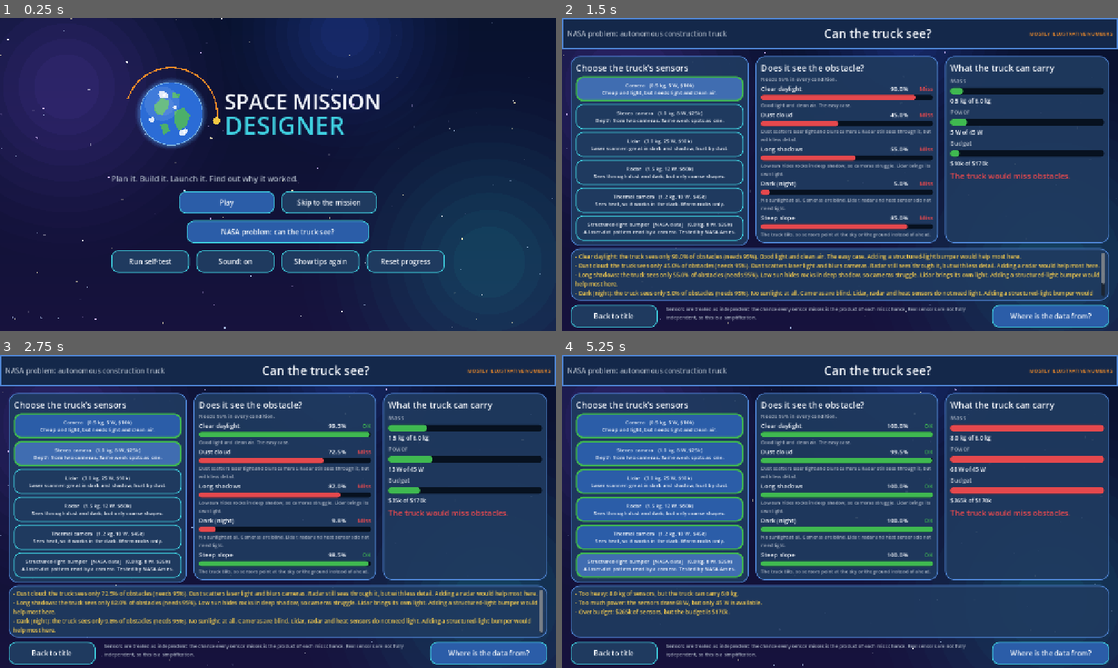
Above: before the commit, frames 1-4 (two rows, left to right).
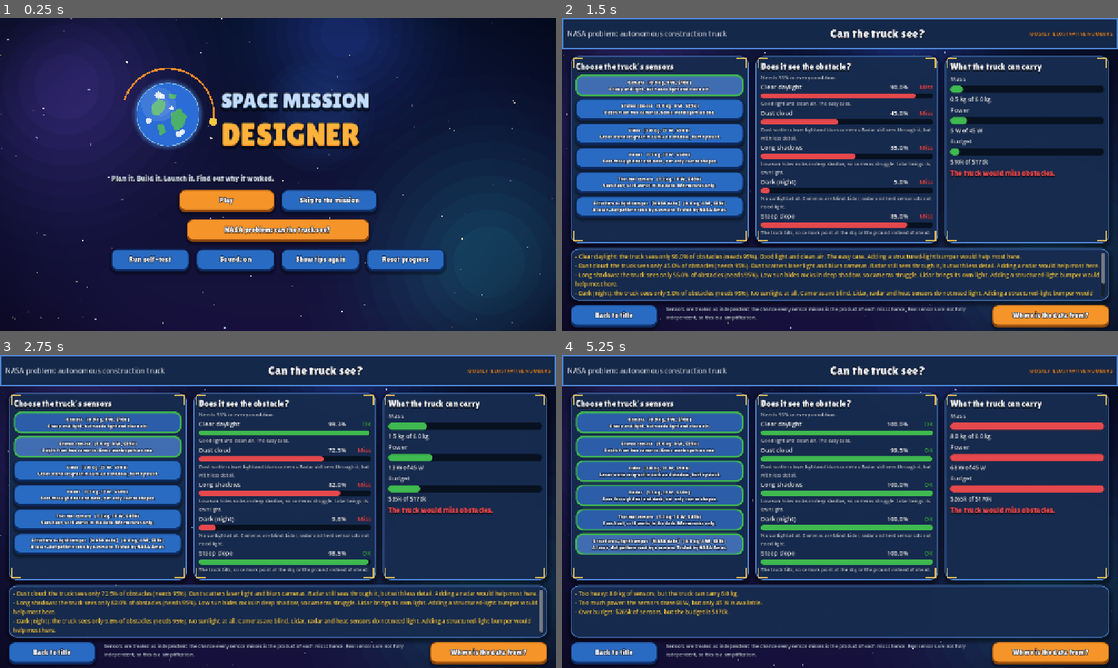
Above: after the commit, the same moments.

Repository: a77chand/apogeic
Game: Godot game, scene res://scenes/main.tscn
The game is run twice, just before and just after one commit, with the same random seed, the same clock (stepped at 60 frames per second) and the same inputs.
Inputs:
- Up to frame 1 (0.25 s): no input
- Up to frame 2 (1.5 s): click "NASA problem: can the truck s…" at 0.5 s; click "Camera (0.5 kg, 5 W, $10k) Ch…" at 1.25 s
- Up to frame 3 (2.75 s): click "Stereo camera (1.0 kg, 8 W, $…" at 2 s
- Up to frame 4 (5.25 s): click "Lidar (3.0 kg, 25 W, $90k) La…" at 2.75 s; click "Radar (1.5 kg, 12 W, $60k) Se…" at 3.5 s; click "Thermal camera (1.2 kg, 10 W,…" at 4.25 s; click "Structured-light bumper [NASA…" at 5 s

The runs differ from the first frame. In frame 1, 15% of the frame differs, in the area x 0-100%, y 0-100%; in frame 2, 28%, in the area x 0-100%, y 3-100%; in frame 3, 27%; in frame 4, 26%.

Commit message:
Game feel: own art style, readable text, countdown/select/fanfare sounds, seamless launch sky
Style (in ui.gd, so every screen changes): the Lilita One display font (OFL, credited) for
headings, buttons and the title; chunky raised buttons with a thick bottom edge that squash
when pressed and bounce back (orange for the main action, blue otherwise, grey when locked);
panels with a deep shadow and gold HUD corner brackets; a dark vignette around the edges.
Readability: every label has a dark outline and headings a drop shadow, and the muted text
colour is brighter, so text no longer blends into the background. Title logo redrawn with the
display font, outline, shadow and a bevelled two-tone fill.
Sounds: a beep on 3, 2, 1 and a brighter tone at lift-off; a soft tick when you pick a part;
a short bell arpeggio with a sparkle when a puzzle is solved or a mission fully succeeds.
Launch: the sky is one tall gradient from sunset to space, so there is no line when the camera
pulls back. All tests pass; launch still runs at 120 fps.

Diff:
--- a/scripts/main.gd
+++ b/scripts/main.gd
@@ -52,6 +52,7 @@
 	add_child(sfx)
 	GameState.sfx = sfx
 	add_child(UI.background())
+	add_child(UI.vignette())
 	# Screens are laid out for 1280 x 720. They sit centred in this holder, and the
 	# space background behind it fills any extra window area.
 	_holder = Control.new()
--- a/scripts/screens/ladder.gd
+++ b/scripts/screens/ladder.gd
@@ -81,7 +81,9 @@
 	if open or done:
 		col.add_child(UI.button("Play", handler, 190.0, open and not done))
 	else:
-		col.add_child(UI.button("Locked", _on_locked, 190.0, false))
+		var locked: Button = UI.button("Locked", _on_locked, 190.0, false)
+		UI.look_locked(locked)
+		col.add_child(locked)
 	return panel
 
 
--- a/scripts/screens/launch.gd
+++ b/scripts/screens/launch.gd
@@ -9,6 +9,8 @@
 
 const START_Y: float = 230.0     # where the rocket stands
 const TOP_Y: float = -520.0      # off the top of the screen: reached orbit
+const PAD_START: float = -720.0  # the drawn sky is 1440 px tall; its bottom half is on screen
+const PAD_DROP: float = 420.0    # how far the ground falls away as the camera pulls back
 
 var _done: bool = false
 var _tween: Tween = null
@@ -28,12 +30,8 @@
 	if ResourceLoader.exists("res://art/backgrounds/bg_launch_pad.png"):
 		_pad = UI.background("res://art/backgrounds/bg_launch_pad.png")
 	else:
-		_pad = Sprites.make("bg_launch_pad", Vector2(1280, 720))   # drawn sky, ground and tower
-	# more sky above the picture, so there is no seam when the ground drops away on the climb
-	var upper_sky: Control = Starfield.new()
-	upper_sky.position = Vector2(0, -720)
-	upper_sky.size = Vector2(1280, 720)
-	_pad.add_child(upper_sky)
+		_pad = Sprites.make("bg_launch_pad", Vector2(1280, 1440))   # drawn: one tall, seamless sky
+		_pad.position = Vector2(0, PAD_START)
 	add_child(_pad)
 	if ResourceLoader.exists("res://art/backgrounds/bg_earth_orbit.png"):
 		_orbit_bg = UI.background("res://art/backgrounds/bg_earth_orbit.png")
@@ -107,7 +105,7 @@
 		_tween.tween_property(_rocket, "position:y", TOP_Y, 4.0).set_ease(Tween.EASE_IN)
 		# the camera pulls away: the rocket shrinks and the ground drops out of view
 		_tween.parallel().tween_property(_rocket, "scale", Vector2(0.55, 0.55), 4.0)
-		_tween.parallel().tween_property(_pad, "position:y", 420.0, 4.0).set_ease(Tween.EASE_IN)
+		_tween.parallel().tween_property(_pad, "position:y", _pad.position.y + PAD_DROP, 4.0).set_ease(Tween.EASE_IN)
 		_tween.tween_property(_orbit_bg, "modulate:a", 1.0, 1.0)
 		_tween.tween_callback(_open_cubesat)
 		_tween.tween_interval(2.0)
@@ -118,7 +116,7 @@
 		_tween.tween_property(_rocket, "position:y", peak, rise).set_ease(Tween.EASE_IN)
 		var pull: float = _climb / 100.0
 		_tween.parallel().tween_property(_rocket, "scale", Vector2.ONE * (1.0 - 0.45 * pull), rise)
-		_tween.parallel().tween_property(_pad, "position:y", 420.0 * pull * 0.8, rise).set_ease(Tween.EASE_IN)
+		_tween.parallel().tween_property(_pad, "position:y", _pad.position.y + PAD_DROP * pull * 0.8, rise).set_ease(Tween.EASE_IN)
 		_tween.tween_callback(_flame_off)
 		_tween.tween_callback(_play.bind("fail"))
 		_tween.tween_callback(_say.bind(_failure_text()))
@@ -136,6 +134,8 @@
 func _count_to(text: String) -> void:
 	if _count != null:
 		_count.text = text
+	if text != "":
+		GameState.play_sound("beep")   # 3, 2, 1
 
 
 func _play(id: String) -> void:
@@ -143,6 +143,7 @@
 
 
 func _flame_on() -> void:
+	GameState.play_sound("go")
 	GameState.play_sound("rumble")
 	var flame: Node = _rocket.get_node_or_null("Flame")
 	if flame is AnimatedSprite2D:
--- a/scripts/screens/puzzle_link.gd
+++ b/scripts/screens/puzzle_link.gd
@@ -190,7 +190,7 @@
 	_locked = true
 	_lock_btn.disabled = true
 	GameState.mark_puzzle_done(ID)
-	GameState.play_sound("chime")
+	GameState.play_sound("fanfare")
 	_message.text = str(_pz.get("lesson", ""))
 	_message.add_theme_color_override("font_color", UI.C_GREEN)
 	var timer: Timer = Timer.new()
--- a/scripts/screens/puzzle_mass.gd
+++ b/scripts/screens/puzzle_mass.gd
@@ -181,7 +181,7 @@
 	_locked = true
 	_lock_btn.disabled = true
 	GameState.mark_puzzle_done(ID)
-	GameState.play_sound("chime")
+	GameState.play_sound("fanfare")
 	_message.text = str(_pz.get("lesson", ""))
 	_message.add_theme_color_override("font_color", UI.C_GREEN)
 	var timer: Timer = Timer.new()
--- a/scripts/screens/puzzle_power.gd
+++ b/scripts/screens/puzzle_power.gd
@@ -183,7 +183,7 @@
 	_locked = true
 	_lock_btn.disabled = true
 	GameState.mark_puzzle_done(ID)
-	GameState.play_sound("chime")
+	GameState.play_sound("fanfare")
 	_message.text = str(_pz.get("lesson", ""))
 	_message.add_theme_color_override("font_color", UI.C_GREEN)
 	var timer: Timer = Timer.new()
--- a/scripts/screens/puzzle_time.gd
+++ b/scripts/screens/puzzle_time.gd
@@ -232,7 +232,7 @@
 	_locked = true
 	_lock_btn.disabled = true
 	GameState.mark_puzzle_done(ID)
-	GameState.play_sound("chime")
+	GameState.play_sound("fanfare")
 	_message.text = str(_pz.get("lesson", ""))
 	_message.add_theme_color_override("font_color", UI.C_GREEN)
 	var timer: Timer = Timer.new()
--- a/scripts/screens/report.gd
+++ b/scripts/screens/report.gd
@@ -24,7 +24,8 @@
 	_build_log()
 	_build_compare()
 	_build_buttons()
-	GameState.play_sound("chime" if int(score.get("stars", 0)) > 0 else "fail")
+	var grade: String = str(score.get("grade", "failed"))
+	GameState.play_sound("fanfare" if grade == "success" else ("chime" if int(score.get("stars", 0)) > 0 else "fail"))
 	Tutorial.maybe_show(self, "report")
 
 
--- a/scripts/ui/part_card.gd
+++ b/scripts/ui/part_card.gd
@@ -95,6 +95,7 @@
 		var mb: InputEventMouseButton = event
 		# Fire on release, so starting a drag does not also count as a click.
 		if mb.button_index == MOUSE_BUTTON_LEFT and not mb.pressed:
+			GameState.play_sound("select")
 			clicked.emit(part_id)
 
 
--- a/scripts/ui/sfx.gd
+++ b/scripts/ui/sfx.gd
@@ -43,6 +43,20 @@
 	out["chime"] = _wav(_join([_tone(523.25, 0.14, 0.35, 9.0), _tone(659.25, 0.14, 0.35, 9.0), _tone(783.99, 0.55, 0.35, 5.0)]))
 	out["fail"] = _wav(_slide(420.0, 170.0, 0.55, 0.32))
 	out["rumble"] = _wav(_rumble(2.4, 0.5))
+	# countdown: a short beep for 3, 2, 1, then a higher, longer tone at lift-off
+	out["beep"] = _wav(_bell(740.0, 0.16, 0.30, 18.0))
+	out["go"] = _wav(_bell(1110.0, 0.45, 0.32, 6.0))
+	# picking a part: a very small, soft tick
+	out["select"] = _wav(_join([_tone(1400.0, 0.025, 0.16, 90.0), _tone(2100.0, 0.03, 0.10, 90.0)]))
+	# puzzle solved: quick rising notes (G4 C5 E5 G5), a held bell C6, and a light sparkle
+	var fan: PackedFloat32Array = _join([_bell(392.0, 0.09, 0.26, 12.0), _bell(523.25, 0.09, 0.26, 12.0),
+			_bell(659.25, 0.09, 0.26, 12.0), _bell(783.99, 0.09, 0.26, 12.0)])
+	var held: PackedFloat32Array = _bell(1046.5, 0.75, 0.30, 4.0)
+	var sparkle: PackedFloat32Array = _sparkle(0.75)
+	for i in range(held.size()):
+		held[i] += sparkle[i]
+	fan.append_array(held)
+	out["fanfare"] = _wav(fan)
 	return out
 
 
@@ -71,6 +85,37 @@
 		var attack: float = minf(1.0, t / 0.004)       # 4 ms fade-in, so there is no pop
 		var release: float = minf(1.0, (seconds - t) / 0.01)  # and a 10 ms fade-out at the end
 		out[i] = sin(TAU * freq * t) * exp(-decay * t) * attack * maxf(0.0, release) * volume
+	return out
+
+
+## A bell-like note: the base tone plus softer overtones, so it rings instead of buzzing.
+static func _bell(freq: float, seconds: float, volume: float, decay: float) -> PackedFloat32Array:
+	var n: int = int(seconds * float(RATE))
+	var out: PackedFloat32Array = PackedFloat32Array()
+	out.resize(n)
+	for i in range(n):
+		var t: float = float(i) / float(RATE)
+		var attack: float = minf(1.0, t / 0.004)
+		var release: float = minf(1.0, (seconds - t) / 0.015)
+		var wave: float = sin(TAU * freq * t) + 0.35 * sin(TAU * freq * 2.0 * t) * exp(-decay * 1.5 * t) + 0.15 * sin(TAU * freq * 3.0 * t) * exp(-decay * 2.5 * t)
+		out[i] = wave / 1.5 * exp(-decay * t) * attack * maxf(0.0, release) * volume
+	return out
+
+
+## Tiny high "twinkles" scattered over the length, from a fixed pattern (same every time).
+static func _sparkle(seconds: float) -> PackedFloat32Array:
+	var n: int = int(seconds * float(RATE))
+	var out: PackedFloat32Array = PackedFloat32Array()
+	out.resize(n)
+	var notes: Array = [[0.02, 2637.0], [0.10, 3136.0], [0.19, 2793.0], [0.28, 3520.0], [0.38, 3136.0]]
+	for item in notes:
+		var start: int = int(float(item[0]) * float(RATE))
+		var freq: float = float(item[1])
+		for j in range(int(0.12 * float(RATE))):
+			if start + j >= n:
+				break
+			var t: float = float(j) / float(RATE)
+			out[start + j] += sin(TAU * freq * t) * exp(-30.0 * t) * 0.07
 	return out
 
 
--- a/scripts/ui/sprites.gd
+++ b/scripts/ui/sprites.gd
@@ -322,26 +322,48 @@
 
 # ---------------------------------------------------------------- backgrounds and logo
 
+## The launch scene. The bottom 720 px is the pad; anything above that (when the control is
+## taller) is more sky, fading smoothly from sunset to the colour of space, so when the camera
+## pulls away there is no seam anywhere.
 func _launch_pad() -> void:
-	var sky: PackedColorArray = PackedColorArray([Color(0.08, 0.10, 0.28), Color(0.08, 0.10, 0.28), Color(0.98, 0.55, 0.35), Color(0.98, 0.55, 0.35)])
-	draw_polygon(PackedVector2Array([Vector2(0, 0), Vector2(size.x, 0), Vector2(size.x, size.y * 0.88), Vector2(0, size.y * 0.88)]), sky)
-	for i in range(40):  # a few stars high in the sky
-		var sx: float = fmod(float(i) * 97.3, size.x)
-		var sy: float = fmod(float(i) * 53.7, size.y * 0.35)
-		draw_circle(Vector2(sx, sy), 1.0 + float(i % 3) * 0.5, Color(1, 1, 1, 0.6))
-	draw_circle(Vector2(size.x * 0.18, size.y * 0.84), size.y * 0.16, Color(1.0, 0.85, 0.55, 0.35))
-	_rect(0.0, 0.88, 1.0, 0.12, Color(0.20, 0.24, 0.30), false)
-	_rect(0.30, 0.88, 0.40, 0.03, METAL_DARK, false)
-	# launch tower
-	var tx: float = 0.18
-	draw_line(_p(tx, 0.88), _p(tx, 0.18), METAL_DARK, 6.0)
-	draw_line(_p(tx + 0.045, 0.88), _p(tx + 0.045, 0.18), METAL_DARK, 6.0)
-	for i in range(12):
-		var ty: float = 0.88 - float(i) * 0.05
-		draw_line(_p(tx, ty), _p(tx + 0.045, ty - 0.05), METAL, 2.0)
+	var h: float = 720.0
+	var top: float = maxf(0.0, size.y - h)
+	var horizon: float = top + h * 0.88
+	var space_col: Color = Color(0.03, 0.07, 0.18)
+	var high: Color = Color(0.07, 0.09, 0.26)
+	var mid: Color = Color(0.34, 0.20, 0.36)
+	var low: Color = Color(0.98, 0.55, 0.35)
+	_band(0.0, top + h * 0.10, space_col, high)
+	_band(top + h * 0.10, top + h * 0.50, high, mid)
+	_band(top + h * 0.50, horizon, mid, low)
+	var seed_value: int = 777
+	for i in range(int(size.y / 9.0)):   # stars, fading out towards the horizon
+		seed_value = (seed_value * 1103515245 + 12345) & 0x7fffffff
+		var sx: float = float(seed_value % 10000) / 10000.0 * size.x
+		seed_value = (seed_value * 1103515245 + 12345) & 0x7fffffff
+		var sy: float = float(seed_value % 10000) / 10000.0 * (top + h * 0.55)
+		var fade: float = clampf(1.0 - (sy - top) / (h * 0.55), 0.0, 1.0) if sy > top else 1.0
+		draw_circle(Vector2(sx, sy), 0.8 + float(i % 3) * 0.5, Color(1, 1, 1, 0.65 * fade))
+	draw_circle(Vector2(size.x * 0.18, top + h * 0.84), h * 0.16, Color(1.0, 0.85, 0.55, 0.35))
+	draw_rect(Rect2(0.0, horizon, size.x, size.y - horizon), Color(0.20, 0.24, 0.30))
+	draw_rect(Rect2(size.x * 0.30, horizon, size.x * 0.40, h * 0.03), METAL_DARK)
+	var tx: float = size.x * 0.18
+	var tw: float = size.x * 0.045
+	draw_line(Vector2(tx, horizon), Vector2(tx, top + h * 0.18), METAL_DARK, 6.0)
+	draw_line(Vector2(tx + tw, horizon), Vector2(tx + tw, top + h * 0.18), METAL_DARK, 6.0)
+	for i in range(14):
+		var ty: float = horizon - float(i) * h * 0.05
+		draw_line(Vector2(tx, ty), Vector2(tx + tw, ty - h * 0.05), METAL, 2.0)
 	for i in range(3):
-		draw_line(_p(tx + 0.045, 0.30 + float(i) * 0.12), _p(tx + 0.17, 0.30 + float(i) * 0.12), METAL_LIGHT, 4.0)
-	draw_circle(_p(tx + 0.02, 0.17), size.x * 0.007, ROCKET_RED)
+		var ay: float = top + h * (0.30 + float(i) * 0.12)
+		draw_line(Vector2(tx + tw, ay), Vector2(tx + size.x * 0.17, ay), METAL_LIGHT, 4.0)
+	draw_circle(Vector2(tx + tw * 0.45, top + h * 0.17), 6.0, ROCKET_RED)
+
+
+## A vertical colour gradient between two heights.
+func _band(y0: float, y1: float, c0: Color, c1: Color) -> void:
+	draw_polygon(PackedVector2Array([Vector2(0, y0), Vector2(size.x, y0), Vector2(size.x, y1), Vector2(0, y1)]),
+			PackedColorArray([c0, c0, c1, c1]))
 
 
 func _orbit_bg() -> void:
@@ -356,13 +378,31 @@
 
 
 func _logo() -> void:
-	var c: Vector2 = _p(0.18, 0.50)
+	var c: Vector2 = _p(0.17, 0.50)
 	_earth(c, size.y * 0.30)
+	draw_arc(c, size.y * 0.44, -0.9 * PI, 0.05 * PI, 40, ORANGE, 4.0)
+	draw_circle(c + Vector2(cos(0.05 * PI), sin(0.05 * PI)) * size.y * 0.44, size.y * 0.04, YELLOW)
 	var font: Font = ThemeDB.fallback_font
-	draw_string(font, _p(0.34, 0.46), "SPACE MISSION", HORIZONTAL_ALIGNMENT_LEFT, size.x * 0.64, int(size.y * 0.20), SOFT_WHITE)
-	draw_string(font, _p(0.34, 0.70), "DESIGNER", HORIZONTAL_ALIGNMENT_LEFT, size.x * 0.64, int(size.y * 0.24), CYAN)
-	draw_arc(_p(0.18, 0.50), size.y * 0.44, -0.9 * PI, 0.05 * PI, 40, ORANGE, 3.0)
-	draw_circle(_p(0.18 + 0.44 * size.y / size.x * cos(0.05 * PI), 0.50 + 0.44 * sin(0.05 * PI)), size.y * 0.035, YELLOW)
+	if ResourceLoader.exists("res://art/fonts/LilitaOne-Regular.ttf"):
+		font = load("res://art/fonts/LilitaOne-Regular.ttf")
+	var x: float = size.x * 0.33
+	var big: int = int(size.y * 0.30)
+	var small: int = int(size.y * 0.20)
+	# soft glow behind the words
+	for i in range(6):
+		draw_circle(_p(0.62, 0.50), size.y * (0.55 - 0.06 * float(i)), Color(0.25, 0.55, 1.0, 0.025))
+	_title_text(font, Vector2(x, size.y * 0.44), "SPACE MISSION", small, SOFT_WHITE, Color(0.55, 0.75, 1.0))
+	_title_text(font, Vector2(x, size.y * 0.80), "DESIGNER", big, Color(1.0, 0.82, 0.30), Color(1.0, 0.55, 0.15))
+
+
+## Chunky title text: a drop shadow, a thick dark outline, the main colour, and the lighter
+## colour nudged up a little on top, which reads as a bevelled highlight on the letters.
+func _title_text(font: Font, pos: Vector2, text: String, font_size: int, top_col: Color, bottom_col: Color) -> void:
+	var w: float = size.x * 0.66
+	draw_string_outline(font, pos + Vector2(0, 5), text, HORIZONTAL_ALIGNMENT_LEFT, w, font_size, 12, Color(0, 0, 0, 0.55))
+	draw_string_outline(font, pos, text, HORIZONTAL_ALIGNMENT_LEFT, w, font_size, 10, OUTLINE)
+	draw_string(font, pos, text, HORIZONTAL_ALIGNMENT_LEFT, w, font_size, bottom_col)
+	draw_string(font, pos + Vector2(0, -2), text, HORIZONTAL_ALIGNMENT_LEFT, w, font_size, Color(top_col, 0.55))
 
 
 # ---------------------------------------------------------------- small icons for part cards
--- a/scripts/ui/ui.gd
+++ b/scripts/ui/ui.gd
@@ -11,7 +11,16 @@
 const C_DEEP: Color = Color(0.078, 0.157, 0.290)  # 14284A
 const C_OUTLINE: Color = Color(0.027, 0.067, 0.122)  # 07111F
 const C_TEXT: Color = Color(0.949, 0.961, 0.980)  # F2F5FA
-const C_MUTED: Color = Color(0.659, 0.698, 0.757)  # A8B2C1
+const C_MUTED: Color = Color(0.780, 0.815, 0.870)  # brighter than A8B2C1 so it reads on dark panels
+## Style colours: warm gold for accents and headings, a chunky orange for main buttons.
+const C_GOLD: Color = Color(0.98, 0.80, 0.33)
+const C_BTN_MAIN: Color = Color(0.96, 0.58, 0.16)
+const C_BTN_MAIN_EDGE: Color = Color(0.55, 0.28, 0.05)
+const C_BTN: Color = Color(0.16, 0.42, 0.76)
+const C_BTN_EDGE: Color = Color(0.05, 0.17, 0.38)
+const C_TEXT_EDGE: Color = Color(0.02, 0.04, 0.10, 0.92)   # outline around all text
+const FONT_PATH: String = "res://art/fonts/LilitaOne-Regular.ttf"
+const HEADING_SIZE: int = 18   # labels this size or bigger use the display font
 const C_BORDER: Color = Color(0.310, 0.525, 0.839)  # 4F86D6
 const C_HOVER: Color = Color(0.169, 0.365, 0.659)  # 2B5DA8
 const C_CYAN: Color = Color(0.247, 0.816, 0.878)  # 3FD0E0
@@ -23,11 +32,26 @@
 const C_DISABLED_BORDER: Color = Color(0.357, 0.396, 0.467)  # 5B6577
 
 
+## The chunky display font (Lilita One, OFL). Falls back to Godot's font if the file is missing.
+static func display_font() -> Font:
+	if ResourceLoader.exists(FONT_PATH):
+		return load(FONT_PATH)
+	return ThemeDB.fallback_font
+
+
 static func label(text: String, size: int = 16, color: Color = C_TEXT, wrap: bool = false) -> Label:
 	var l: Label = Label.new()
 	l.text = text
 	l.add_theme_font_size_override("font_size", size)
 	l.add_theme_color_override("font_color", color)
+	# A dark outline on every label, so text never blends into the background behind it.
+	l.add_theme_color_override("font_outline_color", C_TEXT_EDGE)
+	l.add_theme_constant_override("outline_size", clampi(size / 5, 2, 8))
+	if size >= HEADING_SIZE:
+		l.add_theme_font_override("font", display_font())
+		l.add_theme_color_override("font_shadow_color", Color(0, 0, 0, 0.55))
+		l.add_theme_constant_override("shadow_offset_x", 0)
+		l.add_theme_constant_override("shadow_offset_y", 3)
 	if wrap:
 		l.autowrap_mode = TextServer.AUTOWRAP_WORD_SMART
 		l.size_flags_horizontal = Control.SIZE_EXPAND_FILL
@@ -44,28 +68,83 @@
 	return sb
 
 
-## A button drawn with style boxes, so it needs no art. on_press may be an empty Callable.
+## A chunky "game" button: a thick darker bottom edge makes it look raised, and pressing
+## it squashes that edge so it feels pushed in. It also bounces slightly when pressed.
+## primary = the orange main action. on_press may be an empty Callable.
 static func button(text: String, on_press: Callable, min_width: float = 220.0, primary: bool = false) -> Button:
 	var b: Button = Button.new()
 	b.text = text
 	b.custom_minimum_size = Vector2(min_width, 52.0)
 	b.focus_mode = Control.FOCUS_NONE
-	b.add_theme_font_size_override("font_size", 16)
-	var fill: Color = C_PANEL
+	b.add_theme_font_override("font", display_font())
+	b.add_theme_font_size_override("font_size", 17)
+	var fill: Color = C_BTN
+	var edge: Color = C_BTN_EDGE
 	if primary:
-		fill = C_HOVER
-	b.add_theme_stylebox_override("normal", box(fill, C_CYAN))
-	b.add_theme_stylebox_override("hover", box(C_HOVER.lightened(0.1), C_CYAN))
-	b.add_theme_stylebox_override("pressed", box(C_DEEP, C_CYAN))
-	b.add_theme_stylebox_override("disabled", box(C_DISABLED, C_DISABLED_BORDER))
+		fill = C_BTN_MAIN
+		edge = C_BTN_MAIN_EDGE
+	b.add_theme_stylebox_override("normal", chunky(fill, edge, false))
+	b.add_theme_stylebox_override("hover", chunky(fill.lightened(0.12), edge, false))
+	b.add_theme_stylebox_override("pressed", chunky(fill.darkened(0.12), edge, true))
+	b.add_theme_stylebox_override("hover_pressed", chunky(fill.darkened(0.12), edge, true))
+	b.add_theme_stylebox_override("disabled", chunky(Color(0.30, 0.33, 0.40), Color(0.17, 0.19, 0.24), false))
 	b.add_theme_color_override("font_color", C_TEXT)
-	b.add_theme_color_override("font_hover_color", C_TEXT)
+	b.add_theme_color_override("font_hover_color", Color(1, 1, 1))
 	b.add_theme_color_override("font_pressed_color", C_TEXT)
-	b.add_theme_color_override("font_disabled_color", C_MUTED)
+	b.add_theme_color_override("font_disabled_color", Color(0.62, 0.65, 0.72))
+	b.add_theme_color_override("font_outline_color", C_TEXT_EDGE)
+	b.add_theme_constant_override("outline_size", 5)
 	if on_press.is_valid():
 		b.pressed.connect(on_press)
 	b.pressed.connect(_click_sound)
+	b.button_down.connect(_squash.bind(b))
+	b.button_up.connect(_bounce.bind(b))
 	return b
+
+
+## The raised button look. pressed = edge squashed, text pushed down.
+static func chunky(fill: Color, edge: Color, pressed: bool) -> StyleBoxFlat:
+	var sb: StyleBoxFlat = StyleBoxFlat.new()
+	sb.bg_color = fill
+	sb.border_color = edge
+	sb.set_corner_radius_all(14)
+	sb.border_width_left = 2
+	sb.border_width_right = 2
+	sb.border_width_top = 2
+	sb.border_width_bottom = 2 if pressed else 6
+	sb.content_margin_left = 14.0
+	sb.content_margin_right = 14.0
+	sb.content_margin_top = 12.0 if pressed else 8.0
+	sb.content_margin_bottom = 8.0 if pressed else 12.0
+	sb.shadow_color = Color(0, 0, 0, 0.35)
+	sb.shadow_size = 2 if pressed else 6
+	sb.shadow_offset = Vector2(0, 2 if pressed else 4)
+	return sb
+
+
+## Makes a button look locked (grey) while still letting it be clicked, e.g. to explain why.
+static func look_locked(b: Button) -> void:
+	var grey: Color = Color(0.30, 0.33, 0.40)
+	var edge: Color = Color(0.17, 0.19, 0.24)
+	b.add_theme_stylebox_override("normal", chunky(grey, edge, false))
+	b.add_theme_stylebox_override("hover", chunky(grey.lightened(0.08), edge, false))
+	b.add_theme_stylebox_override("pressed", chunky(grey.darkened(0.1), edge, true))
+	b.add_theme_color_override("font_color", Color(0.72, 0.75, 0.82))
+	b.add_theme_color_override("font_hover_color", Color(0.80, 0.83, 0.90))
+
+
+static func _squash(b: Button) -> void:
+	if b.disabled:
+		return
+	b.pivot_offset = b.size / 2.0
+	var t: Tween = b.create_tween()
+	t.tween_property(b, "scale", Vector2(0.95, 0.95), 0.06)
+
+
+static func _bounce(b: Button) -> void:
+	b.pivot_offset = b.size / 2.0
+	var t: Tween = b.create_tween()
+	t.tween_property(b, "scale", Vector2.ONE, 0.25).set_trans(Tween.TRANS_BACK).set_ease(Tween.EASE_OUT)
 
 
 ## Static code cannot use the GameState autoload by name, so find it through the tree.
@@ -78,12 +157,47 @@
 		state.call("play_sound", "click")
 
 
+## A panel with a deep shadow and gold corner brackets, like a mission HUD frame.
 static func panel(border: Color = C_BORDER, margin: float = 16.0) -> PanelContainer:
 	var p: PanelContainer = PanelContainer.new()
-	var fill: Color = C_PANEL
-	fill.a = 0.92   # a little see-through, so the stars show faintly behind panels
-	p.add_theme_stylebox_override("panel", box(fill, border, 20, 2, margin))
+	var sb: StyleBoxFlat = box(Color(0.09, 0.17, 0.31, 0.97), border, 18, 2, margin)
+	sb.shadow_color = Color(0, 0, 0, 0.45)
+	sb.shadow_size = 12
+	sb.shadow_offset = Vector2(0, 5)
+	p.add_theme_stylebox_override("panel", sb)
+	if margin >= 12.0:   # main panels only; small cards inside panels stay plain
+		p.draw.connect(_brackets.bind(p))
 	return p
+
+
+## Draws short gold L-shapes in the four corners of a panel (drawn under its contents).
+static func _brackets(p: Control) -> void:
+	var s: Vector2 = p.size
+	var arm: float = minf(22.0, minf(s.x, s.y) * 0.2)
+	var inset: float = 6.0
+	var c: Color = Color(C_GOLD, 0.85)
+	var w: float = 3.0
+	for corner in [Vector2(0, 0), Vector2(1, 0), Vector2(0, 1), Vector2(1, 1)]:
+		var x: float = inset if corner.x == 0 else s.x - inset
+		var y: float = inset if corner.y == 0 else s.y - inset
+		var dx: float = arm if corner.x == 0 else -arm
+		var dy: float = arm if corner.y == 0 else -arm
+		p.draw_line(Vector2(x, y), Vector2(x + dx, y), c, w)
+		p.draw_line(Vector2(x, y), Vector2(x, y + dy), c, w)
+
+
+## A dark vignette over the background, so the edges fall into shadow and the middle glows.
+## It is a tiny shader built in code, which the web (Compatibility) renderer supports.
+static func vignette() -> Control:
+	var rect: ColorRect = ColorRect.new()
+	rect.mouse_filter = Control.MOUSE_FILTER_IGNORE
+	var shader: Shader = Shader.new()
+	shader.code = "shader_type canvas_item;\nvoid fragment() {\n\tvec2 d = (UV - vec2(0.5)) * vec2(1.0, 0.85);\n\tCOLOR = vec4(0.0, 0.0, 0.03, smoothstep(0.38, 0.80, length(d)) * 0.65);\n}\n"
+	var mat: ShaderMaterial = ShaderMaterial.new()
+	mat.shader = shader
+	rect.material = mat
+	rect.set_anchors_and_offsets_preset(Control.PRESET_FULL_RECT)
+	return rect
 
 
 static func vbox(separation: int = 10) -> VBoxContainer:
Binary file added: art/fonts/LilitaOne-Regular.ttf
Not shown, added: art/fonts/LilitaOne-Regular.ttf.import
Not shown, added: art/fonts/OFL-LilitaOne.txt
Not shown, changed: docs/CREDITS.md
